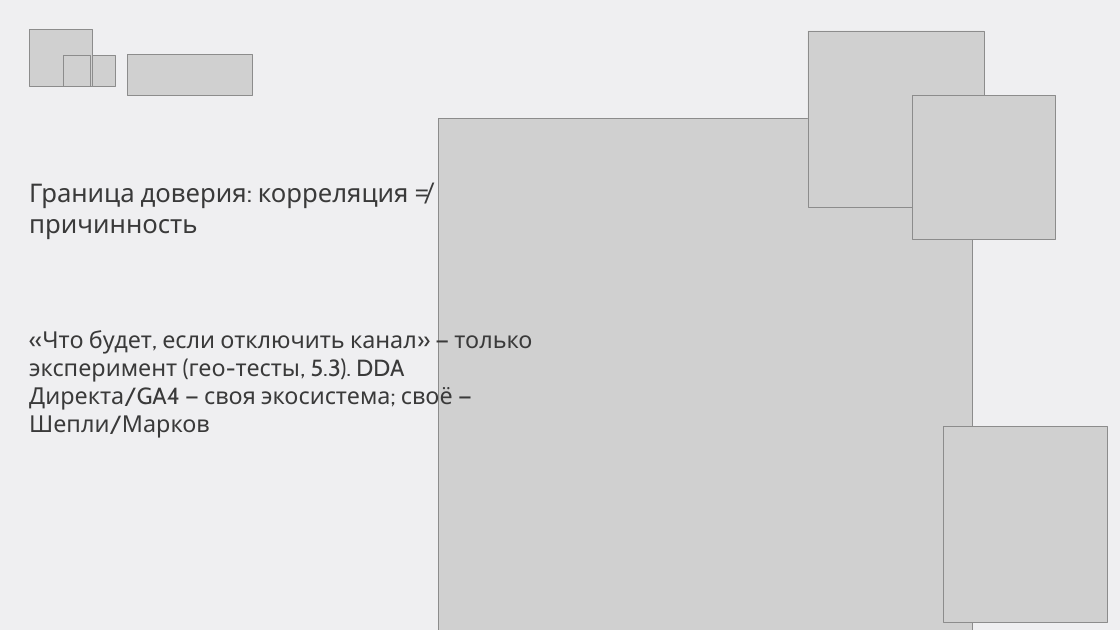
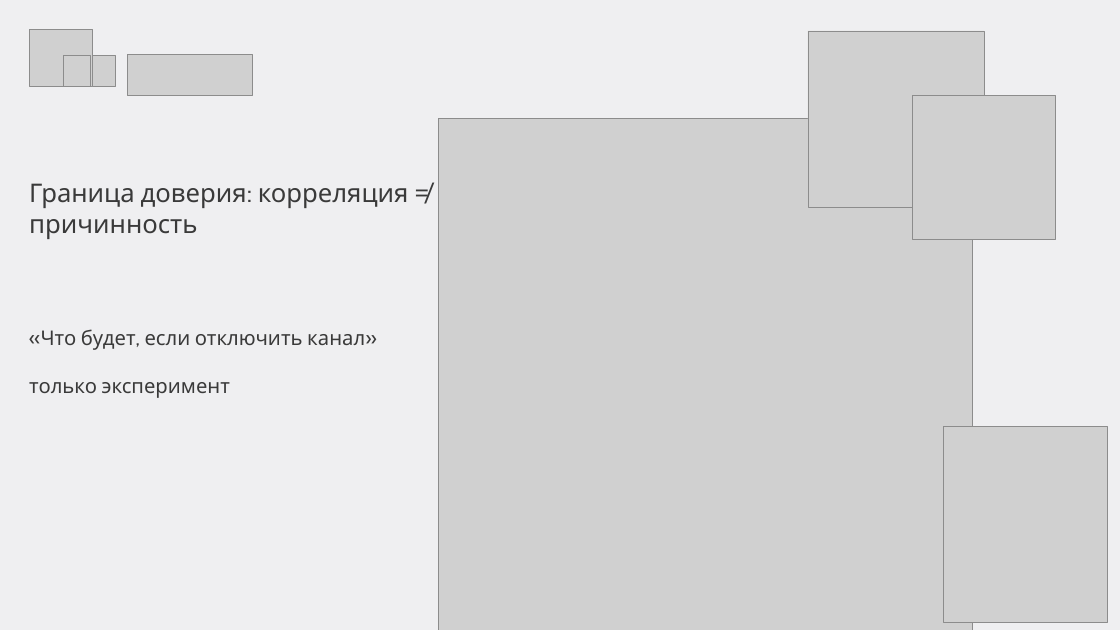
Before and after one commit to gavnukkk97/analytics-lectures, a slide deck: slide 57 of Драфт/маркетинговая-аналитика/presentations/Лекция 03 — Каналы и атрибуция (модули 3–4).pptx (slide 33 before the commit). Drawn at 1120x630 pixels with LibreOffice and Linux fonts; fonts in the diff are those of the drawing; grey boxes stand for pictures; background and template pictures are left out. Boxes give left, top, right and bottom in pixels: in the first picture for what was removed or moved away, otherwise in the second. Text is boxed around its words. In the diff, an @@ line names an element or a change of style, - is before the commit and + after.

Commit message:
Лекция 03 (2026-10-17): каналы, сквозная аналитика и атрибуция — финальная дека (58 слайдов) + README со ссылками (vc.ru, Шепли, Марков, YouTube); генераторы и 15 визуализаций (каналы, схемы, под капотом ML)

```diff
--- a/Драфт/маркетинговая-аналитика/presentations/Лекция 03 — Каналы и атрибуция (модули 3–4).pptx
+++ b/Драфт/маркетинговая-аналитика/presentations/Лекция 03 — Каналы и атрибуция (модули 3–4).pptx
@@ text at <box>29,329,365,398</box>: text changed; size 30 to 26 pt @@
-«Что будет, если отключить канал» — только эксперимент (гео-тесты, 5.3). DDA Директа/GA4 — своя экосистема; своё — Шепли/Марков
+«Что будет, если отключить канал»
+только эксперимент
```
Also in this commit, not shown: 24 other slides changed, 33 slides added, 10 slides removed, 24 other files.
